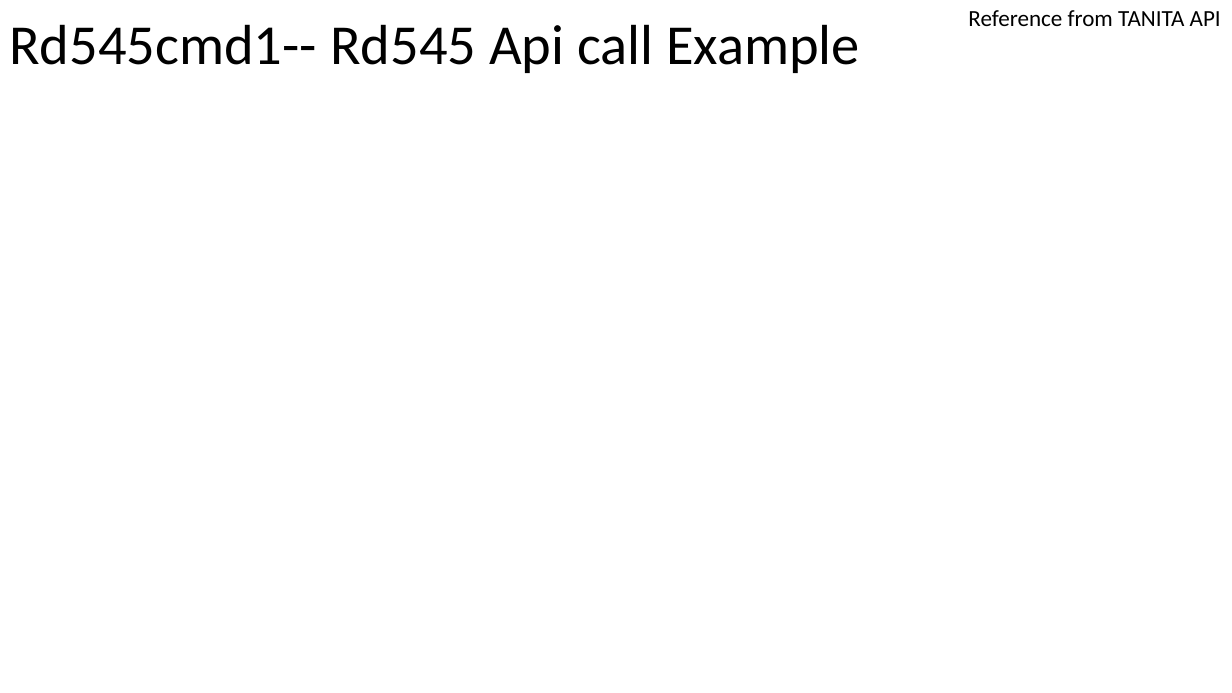
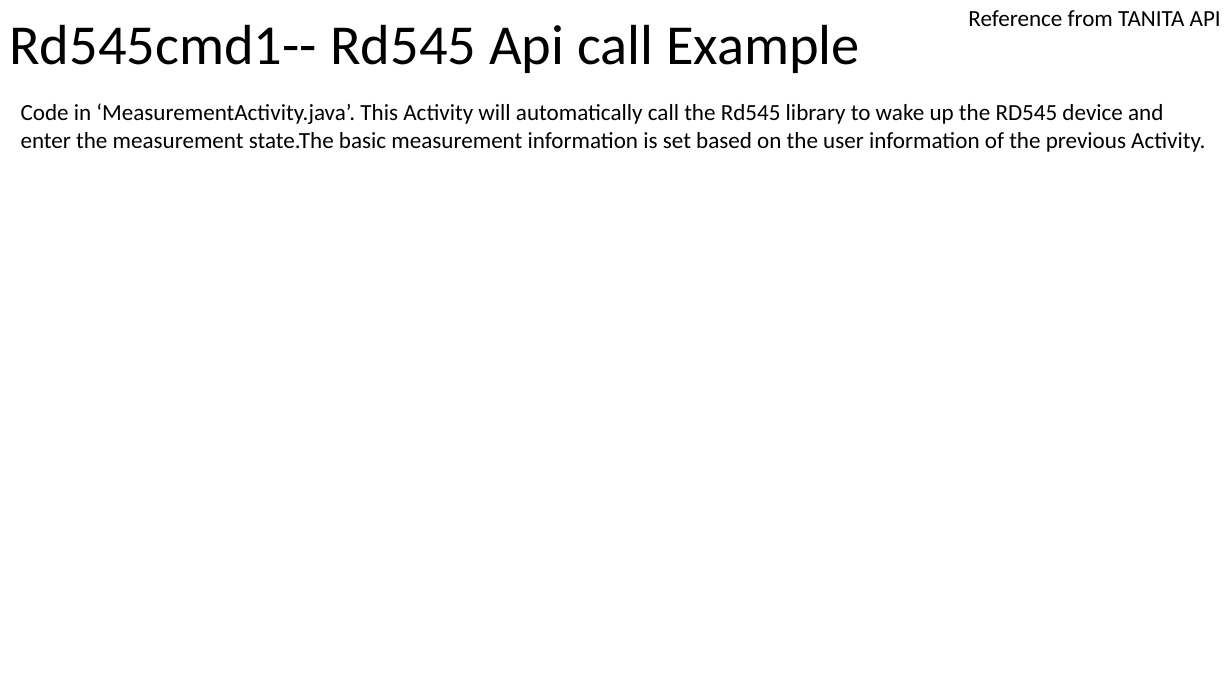
Before and after one commit to Chen-Wi-Ki/QRcode_RD545_System, a slide deck: slide 8 of Teach.pptx (slide 7 before the commit). Drawn at 1232x693 pixels with LibreOffice and Linux fonts; fonts in the diff are those of the drawing. Boxes give left, top, right and bottom in pixels: in the first picture for what was removed or moved away, otherwise in the second. Text is boxed around its words. In the diff, an @@ line names an element or a change of style, - is before the commit and + after.

```diff
--- a/Teach.pptx
+++ b/Teach.pptx
@@ text added at bbox=[21, 103, 1205, 152], 18 pt, text #000000 @@
+Code in ‘MeasurementActivity.java’. This Activity will automatically call the Rd545 library to wake up the RD545 device and enter the measurement state.The basic measurement information is set based on the user information of the previous Activity.
```
Also in this commit, not shown: 1 other slide changed, 1 slide added, 3 other files.
